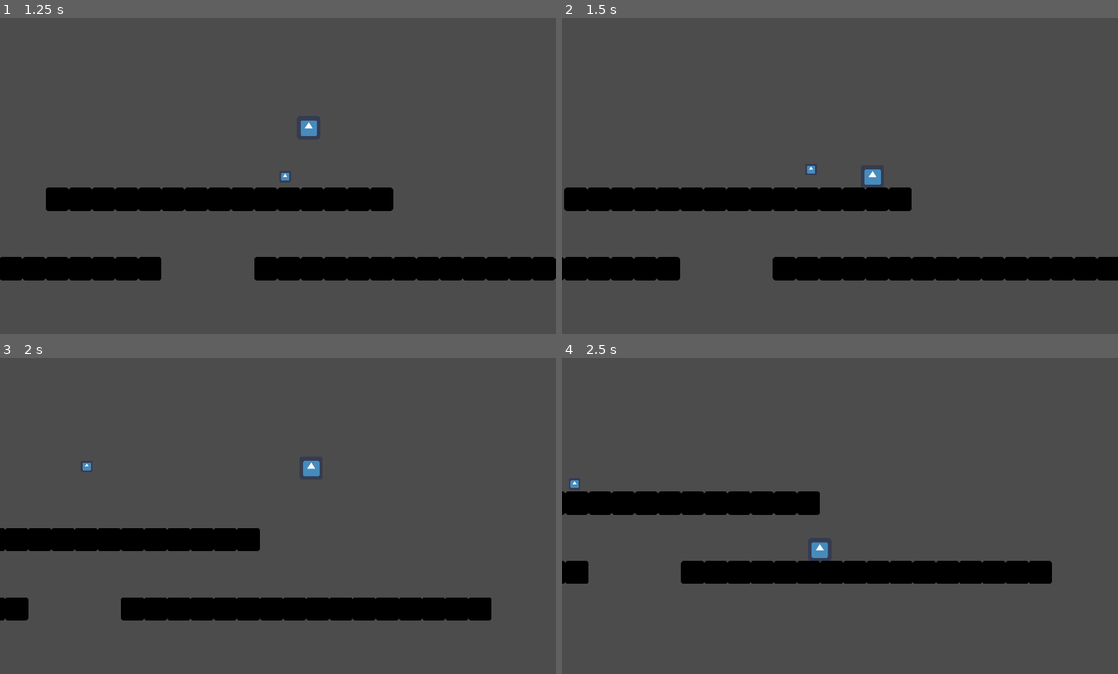
Above: before the commit, frames 1-4 (two rows, left to right).
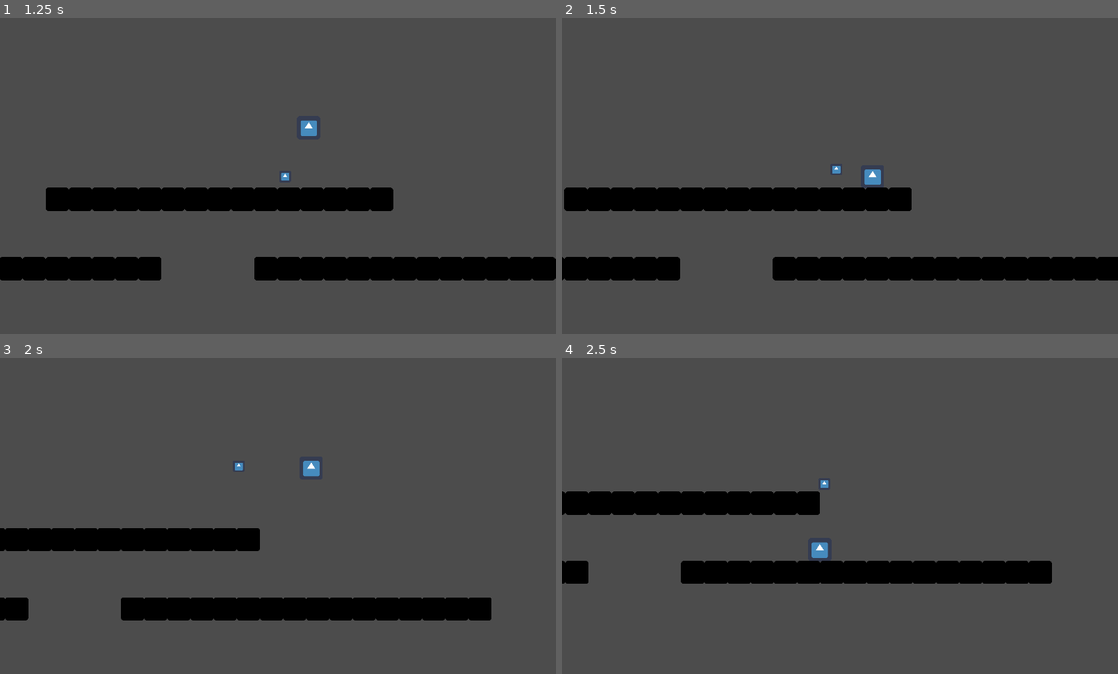
Above: after the commit, the same moments.

Repository: dodo3142/WinterGameJam
Game: Godot game, scene res://Scenes/TestLevel.tscn
Same seed, same stepped clock (60 frames per second), same inputs: the game is played once before the commit and once after it. The engine's default icon, where the game draws it, is replaced by a stand-in: a white triangle on a blue panel in a dark square.
Inputs:
- Up to frame 1 (1.25 s): hold Right (Right) from 0.53 s (still down); tap X (Attack) at 0.6 s; tap Z (Jump) at 0.77 s
- Up to frame 2 (1.5 s): keep holding Right (Right); tap X (Attack) at 1.35 s
- Up to frame 3 (2 s): keep holding Right (Right); tap Z (Jump) at 1.52 s
- Up to frame 4 (2.5 s): release Right (Right) at 2.03 s; hold Left (Left) from 2.03 s (still down); tap X (Attack) at 2.1 s

Frame 1 is identical in both runs. In frame 2, less than 0.1% of the frame differs, in the area x 44-51%, y 46-50%; in frame 3, less than 0.1%; in frame 4, less than 0.1%.

Commit message:
horizontal
horizontal now acts the same as vertical

Diff:
--- a/WinterGameJam/Scripts/Mildarang.gd
+++ b/WinterGameJam/Scripts/Mildarang.gd
@@ -7,6 +7,8 @@
 var velocity = Vector2.ZERO
 var IsComingBack = false
 var playerY
+var playerX
+var HorizontalDir
 
 
 func _ready():
@@ -17,6 +19,8 @@
 	get_parent().remove_child(self)
 	main_scene.add_child(self)
 	self.set_owner(main_scene)
+	dir()
+	print(HorizontalDir)
 
 
 func _process(_delta):
@@ -26,18 +30,37 @@
 
 func _physics_process(_delta):
 	playerY = Player.position.y
+	playerX = Player.position.x
 
 	velocity.y = move_and_slide(velocity, Vector2.UP).y
 	if !IsComingBack:
-		velocity.x = Xspeed
+		if HorizontalDir == 1:
+			velocity.x = Xspeed
+		elif HorizontalDir == -1:
+			velocity.x = -Xspeed
 	else:
-		velocity.x = -Xspeed
+		if self.position.x < playerX:
+			self.velocity.x = Yspeed
+		elif self.position.x > playerX:
+			self.velocity.x = -Yspeed
+		else:
+			self.velocity.y = 0
 		if self.position.y < playerY:
 			self.velocity.y = Yspeed
 		elif self.position.y > playerY:
 			self.velocity.y = -Yspeed
 		else:
 			self.velocity.y = 0
+
+
+func dir():
+	#get input dir
+	if Input.is_action_pressed("Right"):
+		HorizontalDir = 1
+	elif Input.is_action_pressed("Left"):
+		HorizontalDir = -1
+	else:
+		HorizontalDir = 1
 
 
 func _on_ComeBackTimer_timeout():
--- a/WinterGameJam/Scripts/Player.gd
+++ b/WinterGameJam/Scripts/Player.gd
@@ -55,7 +55,7 @@
 
 func Movement():
 	#get input dir
-	HorizontalDir= Input.get_action_strength("Right")-Input.get_action_strength("Left")
+	HorizontalDir = Input.get_action_strength("Right")-Input.get_action_strength("Left")
 	#lerp velocity to get acceleration feel
 	if HorizontalDir != 0:
 		velocity.x = lerp(velocity.x, HorizontalDir * Speed, acceleration)
